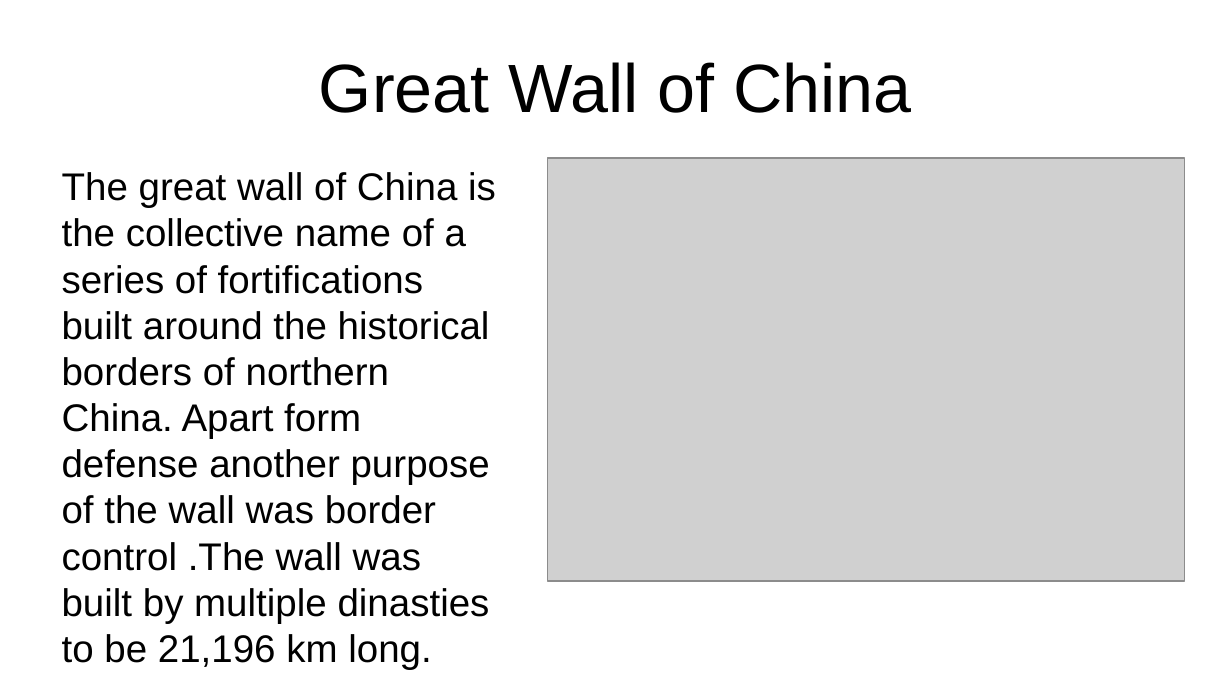
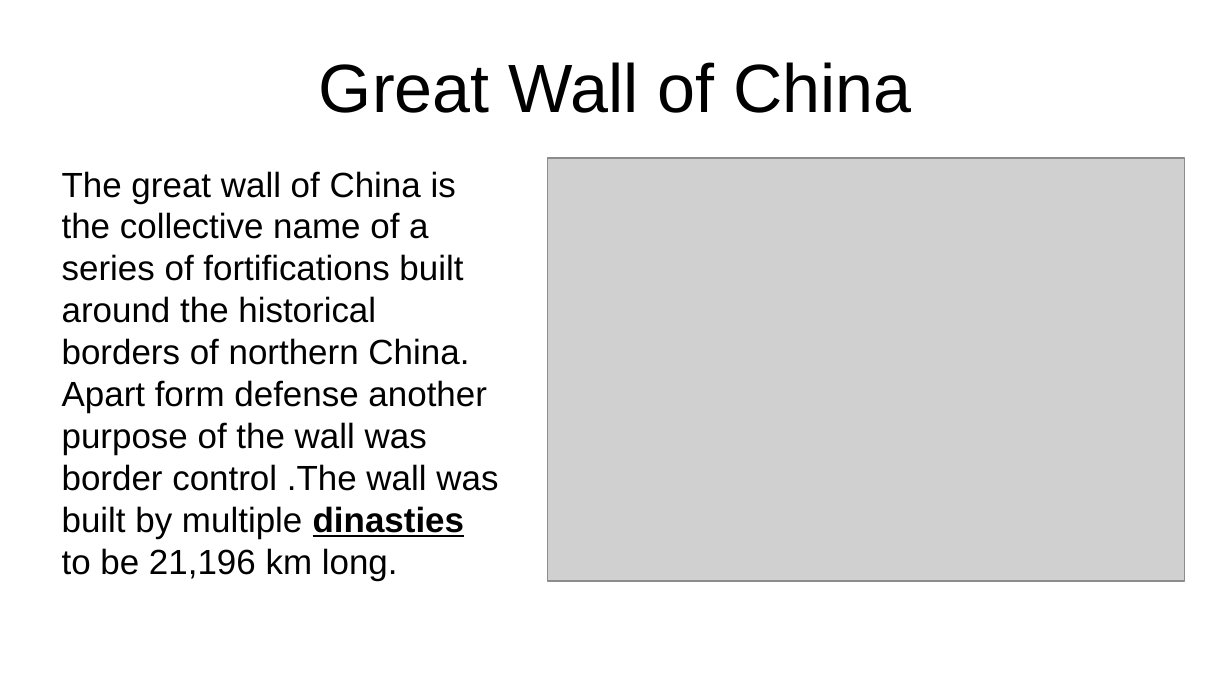
Before and after one commit to Catalinhimself/UTM, a slide deck: slide 3 of eng/wonders/wonders.odp. Drawn at 1232x693 pixels with LibreOffice and Linux fonts; fonts in the diff are those of the drawing; grey boxes stand for pictures. Boxes give left, top, right and bottom in pixels: in the first picture for what was removed or moved away, otherwise in the second. Text is boxed around its words. In the diff, an @@ line names an element or a change of style, - is before the commit and + after.

```diff
--- a/eng/wonders/wonders.odp
+++ b/eng/wonders/wonders.odp
@@ text "The great wall of China ..." at (62,171,498,581): size 24.8 to 22.5 pt; bold on, underline on in "dinasties" @@
```
Also in this commit, not shown: 6 other slides changed, 1 slide added, 1 slide removed, 34 other files.
